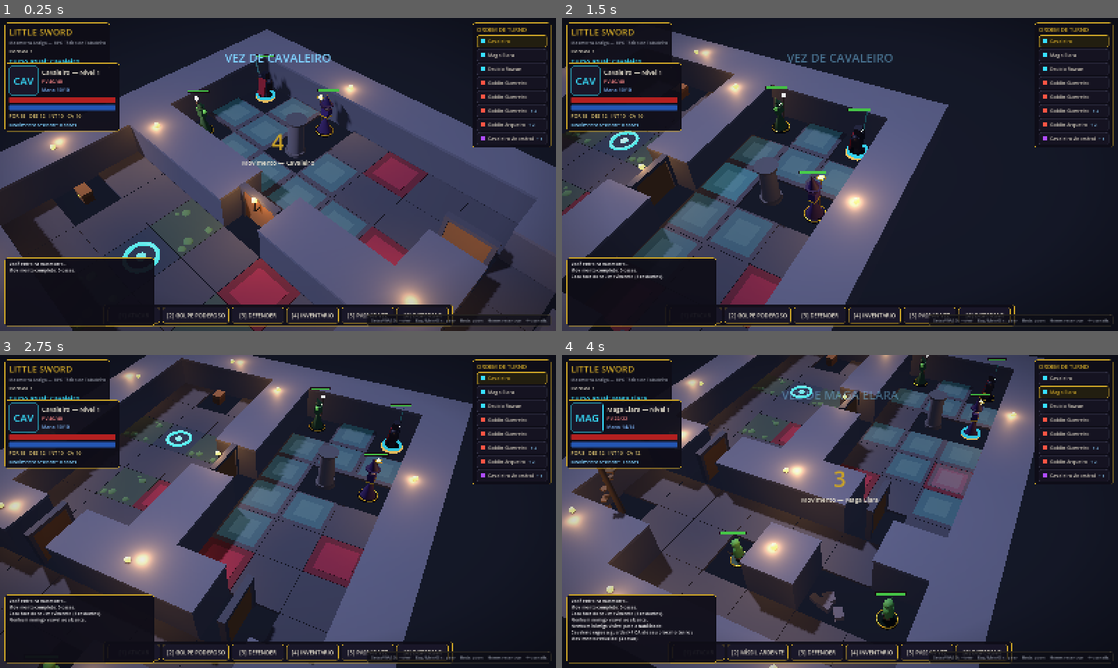
Above: before the commit, frames 1-4 (two rows, left to right).
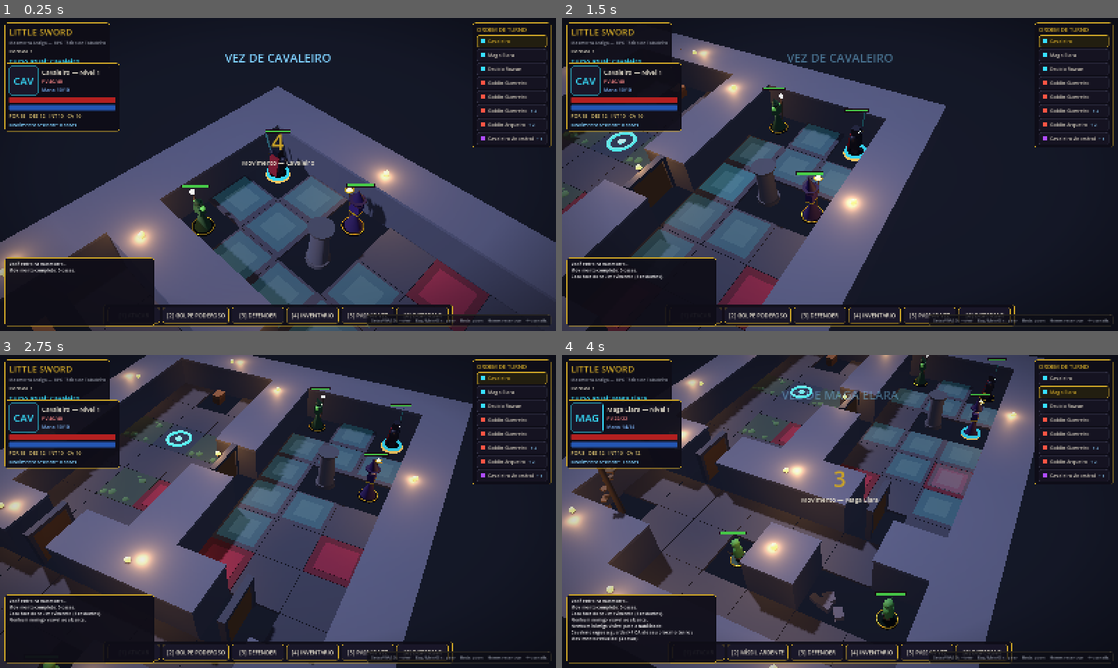
Above: after the commit, the same moments.

Repository: FalconiRod/Little-Sword
Game: Godot game, scene res://src/scenes/main.tscn
The game is run twice, just before and just after one commit, with the same random seed, the same clock (stepped at 60 frames per second) and the same inputs.
Inputs (mouse positions are in pixels of both pictures, inside the frame that each line leads up to):
- Up to frame 1 (0.25 s): no input
- Up to frame 2 (1.5 s): tap Enter at 0.5 s; move the mouse to (962, 158) at 0.52 s; hold D 0.53-1.28 s; hold Q 0.53-1.28 s; click (962, 158) at 0.67 s; move the mouse to (728, 190) at 1.27 s; hold S from 1.28 s (still down); tap E at 1.35 s
- Up to frame 3 (2.75 s): move the mouse to (333, 442) at 2.02 s; release S at 2.03 s; hold D from 2.03 s (still down); tap 1 at 2.1 s
- Up to frame 4 (4 s): move the mouse to (812, 574) at 2.77 s; release D at 2.78 s; hold W 2.78-3.53 s; tap 2 at 2.85 s; click (812, 574) at 2.92 s; move the mouse to (1006, 558) at 3.52 s; hold A from 3.53 s (still down); tap 3 at 3.6 s

The runs differ from the first frame. In frame 1, 51% of the frame differs, in the area x 0-100%, y 3-100%; in frame 2, 4.3%; in frame 3, 0.1%; in frame 4, less than 0.1%.

Commit message:
v0.9.0: piso-folha battle-grid (D16) + mapa procedural bosque_50 + camera dinamica

Diff:
--- a/src/core/tactical_camera.gd
+++ b/src/core/tactical_camera.gd
@@ -62,8 +62,9 @@
 const PAN_LAG := 3.2
 ## Alcance horizontal máximo da câmera a partir do pivô: em ângulos baixos
 ## a distância efetiva encolhe para a câmera nunca sair de cima da mesa.
-const MAX_HORIZON := 30.0
+## Escala com o mapa em setup() (mesas grandes pedem braço maior).
 const LEN_FLOOR := 2.5
+var max_horizon := 30.0
 
 var _pan_position: Vector3 = Vector3.ZERO
 var _pan_target: Vector3 = Vector3.ZERO
@@ -83,6 +84,10 @@
 func setup(bounds: Rect2) -> void:
 	_pan_limits = bounds
 	_auto_orbit = OS.get_cmdline_user_args().has("--orbit")
+	# Mesas grandes: braço máximo e zoom de visão geral crescem com o mapa.
+	var max_dim := maxf(bounds.size.x, bounds.size.y)
+	max_horizon = maxf(max_horizon, max_dim * 0.55)
+	zoom_max = maxf(zoom_max, max_dim * 0.85)
 	_pan_position = position
 	_pan_target = position
 
@@ -241,7 +246,7 @@
 	# Teto dinâmico: em pitch baixo, cos(pitch) cresce e a distância efetiva
 	# é limitada para o braço não estender a câmera para fora do tabuleiro.
 	var c := maxf(cos(_pitch_current), 0.25)
-	var maxlen := minf(_zoom_current, MAX_HORIZON / c)
+	var maxlen := minf(_zoom_current, max_horizon / c)
 	_spring_arm.spring_length = maxf(maxlen, LEN_FLOOR)
 
 
--- a/src/dungeon/environment_manager.gd
+++ b/src/dungeon/environment_manager.gd
@@ -23,6 +23,35 @@
 var active_floor_index := -1   ## -1 = nenhum andar mostrado ainda
 var _floor_nodes: Array[Node3D] = []
 
+# ------------------------------------------------------- modo PISO-FOLHA ----
+## Estética battle-grid: o chão é uma "folha impressa" gigante (textura do
+## usuário repetida N células por folha, alinhada à origem) e as peças de
+## piso deixam de nascer uma a uma. Paredes/props continuam sendo miniaturas
+## EM CIMA da folha. Mapas ativam com "sheet" na definição; sem a chave,
+## tudo funciona como antes (regressão zero).
+const SHEET_FLOOR_IDS := ["floor_stone", "floor_carpet", "floor_moss"]
+const GRID_SHADER_CODE := "
+shader_type spatial;
+render_mode unshaded, blend_mix, depth_draw_never, cull_back;
+uniform vec3 line_color : source_color = vec3(0.13, 0.09, 0.05);
+uniform float cells_per_sheet = 10.0;
+uniform float line_px = 1.4;
+uniform float opacity : hint_range(0.0, 1.0) = 0.5;
+varying vec2 grid_uv;
+void vertex() {
+	grid_uv = UV * cells_per_sheet;
+}
+void fragment() {
+	vec2 d = abs(fract(grid_uv) - 0.5);
+	vec2 w = fwidth(grid_uv) * max(line_px, 0.1);
+	vec2 a = smoothstep(vec2(0.5) - w, vec2(0.5), d);
+	ALBEDO = line_color;
+	ALPHA = max(a.x, a.y) * opacity;
+}
+"
+var _sheet_active := false
+var _sheet_cells: Array = []   ## por andar: Array[Vector3i] que ganham folha
+
 const LEGEND := {
 	"#": ["wall_stone", false, true],
 	".": ["floor_stone", true, false],
@@ -41,6 +70,11 @@
 	if not MAPS.has(id):
 		return false
 	var def: Dictionary = MAPS[id]
+	# MAPS é const (somente leitura); mapas procedurais recebem cópia
+	# gravável com as linhas geradas antes do uso.
+	if def.has("proc") and def["floors"].is_empty():
+		def = def.duplicate(true)
+		def["floors"] = [{"rows": _gen_proc_rows(def["proc"])}]
 	map_id = id
 	map_name = def["name"]
 	floors_n = def["floors"].size()
@@ -51,6 +85,10 @@
 	chest_cell = Vector3i.ZERO
 	active_floor_index = -1
 	_floor_nodes.clear()
+	_sheet_active = def.has("sheet")
+	_sheet_cells.clear()
+	for f in floors_n:
+		_sheet_cells.append([])
 	BoardGrid.reset()
 
 	for f in def["floors"].size():
@@ -66,6 +104,9 @@
 			var row: String = rows[y]
 			for x in row.length():
 				_place_char(row[x], Vector3i(x, y, f))
+
+	if _sheet_active:
+		_build_sheet_floors(def["sheet"])
 
 	for st in def.get("stairs", []):
 		var a := Vector3i(st[0][0], st[0][1], st[0][2])
@@ -202,6 +243,10 @@
 # ----------------------------------------------------------------- interno --
 
 func _place_char(ch: String, c: Vector3i) -> void:
+	# Folha cobre toda a mesa (parede/árvore são miniaturas EM CIMA dela);
+	# só o abismo ('~') fica sem folha.
+	if ch != "~":
+		_sheet_cells[c.z].append(c)
 	if "KMgWaB".contains(ch):
 		if not spawns.has(ch):
 			spawns[ch] = []
@@ -246,6 +291,9 @@
 	BoardGrid.set_tile(c, p["w"], p["losb"])
 
 func _piece(pid: String, c: Vector3i) -> void:
+	# Modo folha: pisos não geram peça individual (a malha única desenha).
+	if _sheet_active and pid in SHEET_FLOOR_IDS:
+		return
 	var n := TilePiece.build(pid)
 	_floor_nodes[c.z].add_child(n)
 	n.position = BoardGrid.world_pos(c)
@@ -258,6 +306,95 @@
 	d.position = BoardGrid.world_pos(c)
 	d.setup(c, locked, key, disguised, id)
 	doors.append(d)
+
+# ------------------------------------------------------------ piso-folha ----
+
+## Constrói, por andar, UMA malha com todos os quads de chão da mesa.
+## UV em coordenadas de mundo divididas pelo tamanho da folha
+## (cells_per_sheet * TILE): a textura repete alinhada à grade e as 20×20
+## células impressas na arte coincidem com as células lógicas em qualquer
+## dimensão de mapa. Grade vetorial entra como next_pass por cima.
+func _build_sheet_floors(cfg: Dictionary) -> void:
+	var tex_path: String = cfg.get("tex", "")
+	var cps := float(cfg.get("cells_per_sheet", 20.0))
+	var mat := StandardMaterial3D.new()
+	mat.roughness = 0.95
+	mat.metallic = 0.0
+	mat.cull_mode = BaseMaterial3D.CULL_DISABLED
+	var tex: Texture2D = null
+	if tex_path != "" and ResourceLoader.exists(tex_path):
+		tex = load(tex_path)
+	if tex == null:
+		push_error("[MAPA %s] Textura de folha ausente: %s" % [map_id, tex_path])
+		mat.albedo_color = Color.html("5a6b4a")
+	else:
+		mat.albedo_texture = tex
+		mat.uv1_triplanar = false
+	if cfg.get("grid", true):
+		var sh := Shader.new()
+		sh.code = GRID_SHADER_CODE
+		var sm := ShaderMaterial.new()
+		sm.shader = sh
+		sm.set_shader_parameter("cells_per_sheet", cps)
+		sm.set_shader_parameter("opacity", float(cfg.get("grid_opacity", 0.45)))
+		mat.next_pass = sm
+	var sheet_world := cps * BoardGrid.TILE
+	for f in floors_n:
+		var cells: Array = _sheet_cells[f]
+		if cells.is_empty():
+			continue
+		var st := SurfaceTool.new()
+		st.begin(Mesh.PRIMITIVE_TRIANGLES)
+		for c in cells:
+			var y: float = BoardGrid.world_pos(c).y
+			var x0: float = c.x * BoardGrid.TILE - BoardGrid.TILE * 0.5
+			var x1: float = x0 + BoardGrid.TILE
+			var z0: float = c.y * BoardGrid.TILE - BoardGrid.TILE * 0.5
+			var z1: float = z0 + BoardGrid.TILE
+			var u0: float = x0 / sheet_world
+			var u1: float = x1 / sheet_world
+			var v0: float = z0 / sheet_world
+			var v1: float = z1 / sheet_world
+			# CCW visto de cima (+Y): A(x0,z0) B(x0,z1) C(x1,z1) D(x1,z0)
+			_vertex_quad(st, Vector3(x0, y, z0), Vector2(u0, v0),
+					Vector3(x0, y, z1), Vector2(u0, v1),
+					Vector3(x1, y, z1), Vector2(u1, v1),
+					Vector3(x1, y, z0), Vector2(u1, v0))
+		st.generate_tangents()
+		var mesh := st.commit()
+		var mi := MeshInstance3D.new()
+		mi.name = "SheetFloor%d" % f
+		mi.mesh = mesh
+		mi.material_override = mat
+		mi.cast_shadow = GeometryInstance3D.SHADOW_CASTING_SETTING_OFF
+		_floor_nodes[f].add_child(mi)
+	EventBus.log_msg.emit("Mesa forrada com folhas de %d×%d células."
+			% [int(cps), int(cps)], "#8a8f9c")
+
+static func _vertex_quad(st: SurfaceTool,
+		a: Vector3, ua: Vector2, b: Vector3, ub: Vector2,
+		c: Vector3, uc: Vector2, d: Vector3, ud: Vector2) -> void:
+	for tri in [[a, ua, b, ub, c, uc], [a, ua, c, uc, d, ud]]:
+		for i in range(0, 6, 2):
+			st.set_normal(Vector3.UP)
+			st.set_uv(tri[i + 1])
+			st.add_vertex(tri[i])
+
+## Retângulo do mapa em coordenadas de mundo (centro das células extremas),
+## para a câmera dimensionar pan/zoom sozinha.
+func map_bounds() -> Rect2:
+	var mn := Vector2(INF, INF)
+	var mx := Vector2(-INF, -INF)
+	for c in BoardGrid.tiles.keys():
+		mn.x = minf(mn.x, c.x)
+		mn.y = minf(mn.y, c.y)
+		mx.x = maxf(mx.x, c.x)
+		mx.y = maxf(mx.y, c.y)
+	if mn.x > mx.x:
+		return Rect2(0, 0, 26, 30)
+	return Rect2(mn.x * BoardGrid.TILE, mn.y * BoardGrid.TILE,
+			(mx.x - mn.x + 1) * BoardGrid.TILE,
+			(mx.y - mn.y + 1) * BoardGrid.TILE)
 
 # --------------------------------------------------------------- consulta --
 
@@ -289,6 +426,79 @@
 
 # ================================================================== MAPAS ===
 
+## Gera linhas ASCII de floresta determinística (mesma seed = mesmo mapa).
+## Árvores 'P' (~7%) e pedras 'o' espalhadas, borda de parede; clareiras
+## carimbadas nos spawns; flood-fill garante que o grupo alcança todos os
+## inimigos (senão tenta a seed seguinte, até 30 vezes).
+func _gen_proc_rows(p: Dictionary) -> Array:
+	var w := int(p.get("w", 50))
+	var h := int(p.get("h", 50))
+	var base_seed := int(p.get("seed", 1))
+	var rows: Array = []
+	for attempt in range(30):
+		rows = _forest_rows_try(w, h, base_seed + attempt)
+		if not rows.is_empty():
+			return rows
+	push_error("[MAPA %s] Floresta procedural sem conectividade" % map_id)
+	return rows
+
+func _forest_rows_try(w: int, h: int, s: int) -> Array:
+	var rng := RandomNumberGenerator.new()
+	rng.seed = s
+	var grid: Array = []
+	for y in h:
+		var row: Array = []
+		for x in w:
+			if x == 0 or y == 0 or x == w - 1 or y == h - 1:
+				row.append("#")
+			else:
+				var r := rng.randf()
+				row.append("P" if r < 0.07 else ("o" if r < 0.09 else "."))
+		grid.append(row)
+	var marks := {
+		"K": Vector2i(w / 2, h - 9),
+		"M": Vector2i(w / 2 - 2, h - 8),
+		"W": Vector2i(w / 2 + 2, h - 8),
+		"g": [Vector2i(10, 10), Vector2i(38, 12), Vector2i(14, 28),
+				Vector2i(33, 30)],
+		"a": Vector2i(24, 8),
+		"B": Vector2i(24, 4),
+	}
+	var stamps: Array = []
+	for ch in marks:
+		if marks[ch] is Array:
+			for cc in marks[ch]:
+				stamps.append([ch, cc])
+		else:
+			stamps.append([ch, marks[ch]])
+	for stp in stamps:
+		var cc: Vector2i = stp[1]
+		for dy in range(-1, 2):
+			for dx in range(-1, 2):
+				var n := cc + Vector2i(dx, dy)
+				if n.x > 0 and n.y > 0 and n.x < w - 1 and n.y < h - 1:
+					grid[n.y][n.x] = "."
+		grid[cc.y][cc.x] = stp[0]
+	# Conectividade: flood-fill das casas livres a partir do K.
+	var start: Vector2i = marks["K"]
+	var seen := {start: true}
+	var stack: Array = [start]
+	while not stack.is_empty():
+		var cur: Vector2i = stack.pop_back()
+		for off in [Vector2i(1, 0), Vector2i(-1, 0), Vector2i(0, 1),
+				Vector2i(0, -1)]:
+			var n2: Vector2i = cur + off
+			if n2.x < 0 or n2.y < 0 or n2.x >= w or n2.y >= h:
+				continue
+			if seen.has(n2) or grid[n2.y][n2.x] in ["#", "P", "o"]:
+				continue
+			seen[n2] = true
+			stack.append(n2)
+	for stp in stamps:
+		if not seen.has(stp[1]):
+			return []
+	return grid.map(func(row): return "".join(row))
+
 const MAPS := {
 	# -------------------------------------------------- Fortaleza de Pedra --
 	"stone_keep": {
@@ -416,4 +626,16 @@
 			[[8, 4, 0], [8, 3, 1]],
 		],
 	},
+
+	# --------------------------------------------- Bosque das Sombras ------
+	# Mapa grande procedural (50×50) com estética battle-grid: chão =
+	# folhas impressas de 20×20 células (400 casas, célula de 2,4 cm na
+	# impressão) repetidas lado a lado; árvores/rochas são miniaturas.
+	"bosque_50": {
+		"name": "Bosque das Sombras — 50×50",
+		"proc": {"w": 50, "h": 50, "seed": 20260823},
+		"floors": [],
+		"sheet": {"tex": "res://src/assets/piso bosque/bosque.jpg",
+			"cells_per_sheet": 20.0, "grid": true},
+	},
 }
--- a/src/scenes/main.gd
+++ b/src/scenes/main.gd
@@ -347,9 +347,12 @@
 func _build_camera() -> void:
 	camera_rig = TacticalCamera.new()
 	add_child(camera_rig)
-	camera_rig.position = Vector3(BoardGrid.TILE * 6.0, 0, BoardGrid.TILE * 5.0)
-	camera_rig.setup(Rect2(-BoardGrid.TILE, -BoardGrid.TILE,
-		BoardGrid.TILE * 16.0, BoardGrid.TILE * 14.0))
+	# Limites de pan/zoom derivados do mapa (suporta mesas 50×50/70×50).
+	var b := env.map_bounds().grow(BoardGrid.TILE)
+	camera_rig.position = Vector3(
+		BoardGrid.world_pos(knight.grid_pos).x, 0,
+		BoardGrid.world_pos(knight.grid_pos).z)
+	camera_rig.setup(b)
 	EventBus.shake_requested.connect(camera_rig.shake)
 	camera_rig.set_follow(knight, true)
 	env.set_active_floor(knight.grid_pos.z)
Not shown, changed: .gitignore
Not shown, changed: docs/AI_MEMORY/SESSION_MEMORY.md
Not shown, changed: docs/CHANGELOG.md
Not shown, changed: docs/CURRENT_STATE.md
Not shown, changed: docs/DECISIONS.md
